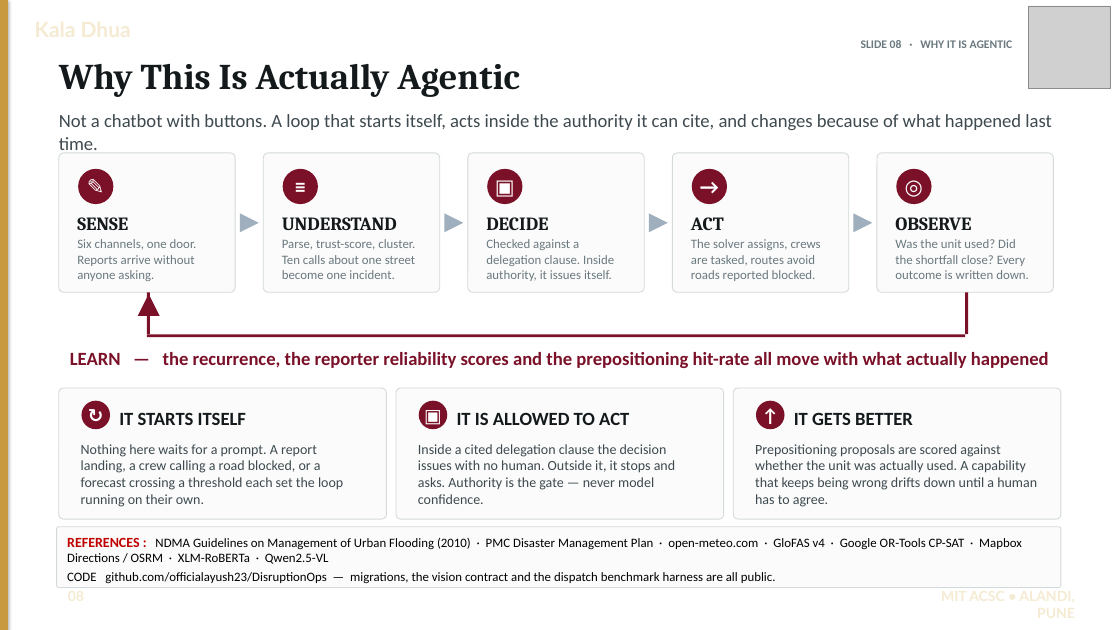
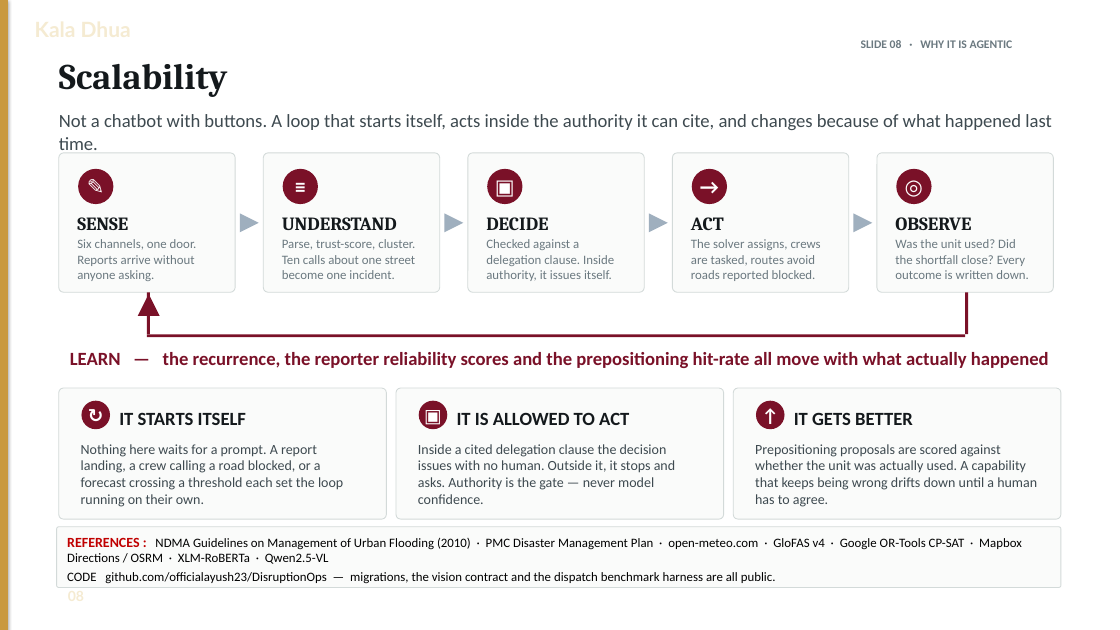
Before and after one commit to officialayush23/DisruptionOps, a slide deck: slide 9 of docs/KH131.pptx. Drawn at 1120x630 pixels with LibreOffice and Linux fonts; fonts in the diff are those of the drawing; grey boxes stand for pictures. Boxes give left, top, right and bottom in pixels: in the first picture for what was removed or moved away, otherwise in the second. Text is boxed around its words. In the diff, an @@ line names an element or a change of style, - is before the commit and + after.

```diff
--- a/docs/KH131.pptx
+++ b/docs/KH131.pptx
@@ picture removed at bbox=[1029, 6, 1111, 88] @@
@@ text at bbox=[59, 64, 228, 97]: text changed @@
-Why This Is Actually Agentic
+Scalability
@@ text removed at bbox=[941, 591, 1075, 601] @@
-MIT ACSC • ALANDI, PUNE
```
Also in this commit, not shown: 10 other slides changed, 48 other files.
